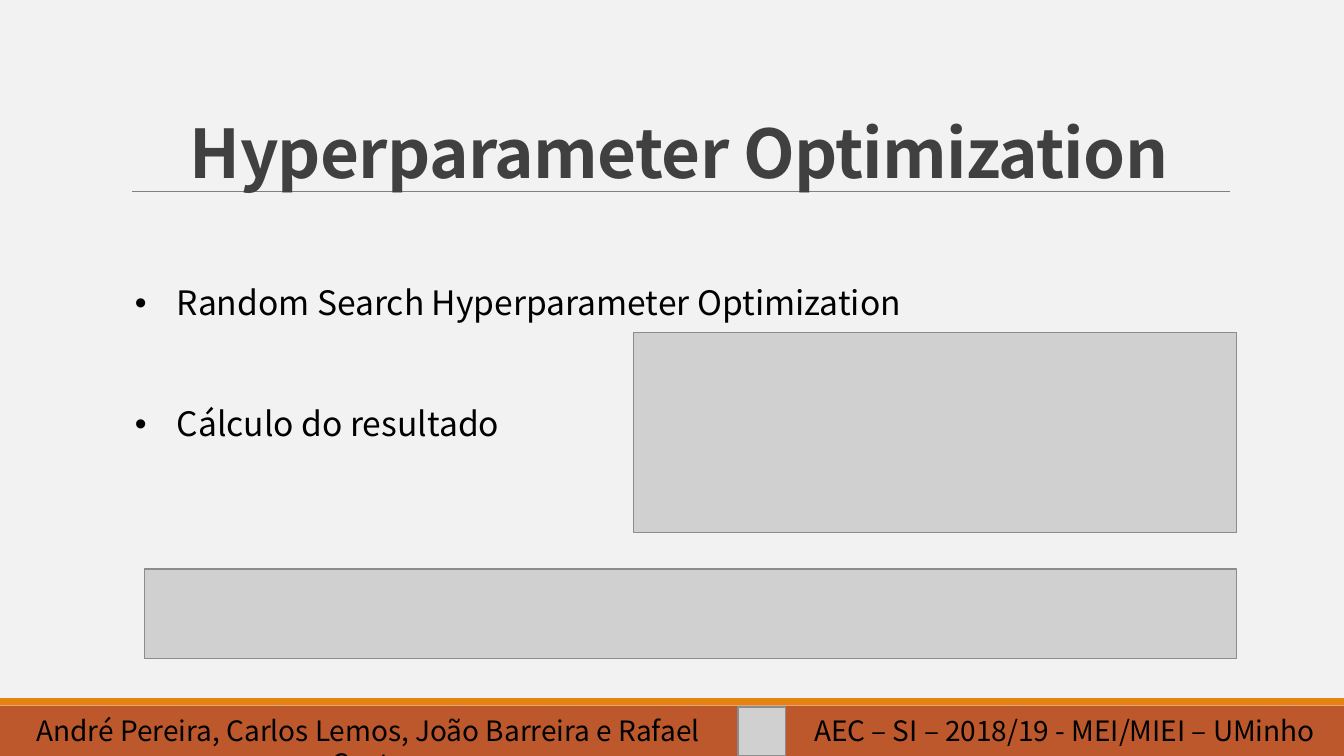
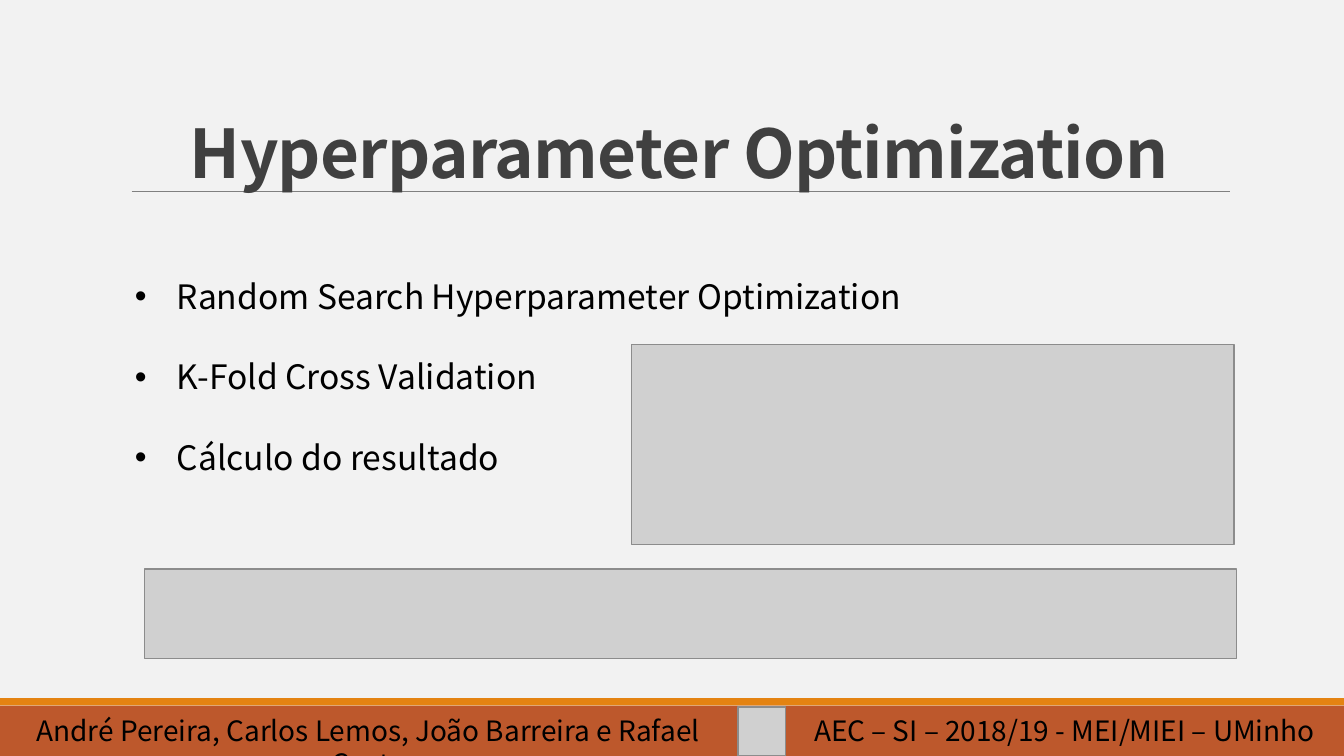
Before and after one commit to barreira/aec-1819, a slide deck: slide 7 of tp2-slides.pptx. Drawn at 1344x756 pixels with LibreOffice and Linux fonts; fonts in the diff are those of the drawing; grey boxes stand for pictures. Boxes give left, top, right and bottom in pixels: in the first picture for what was removed or moved away, otherwise in the second. Text is boxed around its words. In the diff, an @@ line names an element or a change of style, - is before the commit and + after.

```diff
--- a/tp2-slides.pptx
+++ b/tp2-slides.pptx
@@ text at bbox=[177, 282, 901, 471]: line spacing 3 to 2 @@
@@ picture: place and size @@
-picture at bbox=[634, 332, 1236, 532]
+picture at bbox=[632, 344, 1234, 544]
@@ text at bbox=[177, 362, 537, 390]: paragraph added @@
+• K-Fold Cross Validation
```
Also in this commit, not shown: 3 other slides changed, 12 other files.
